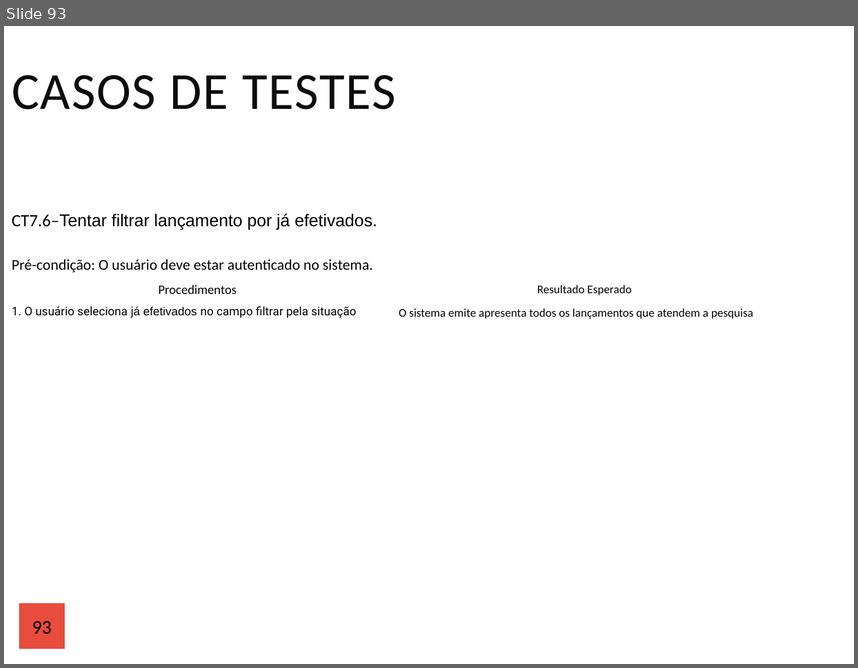
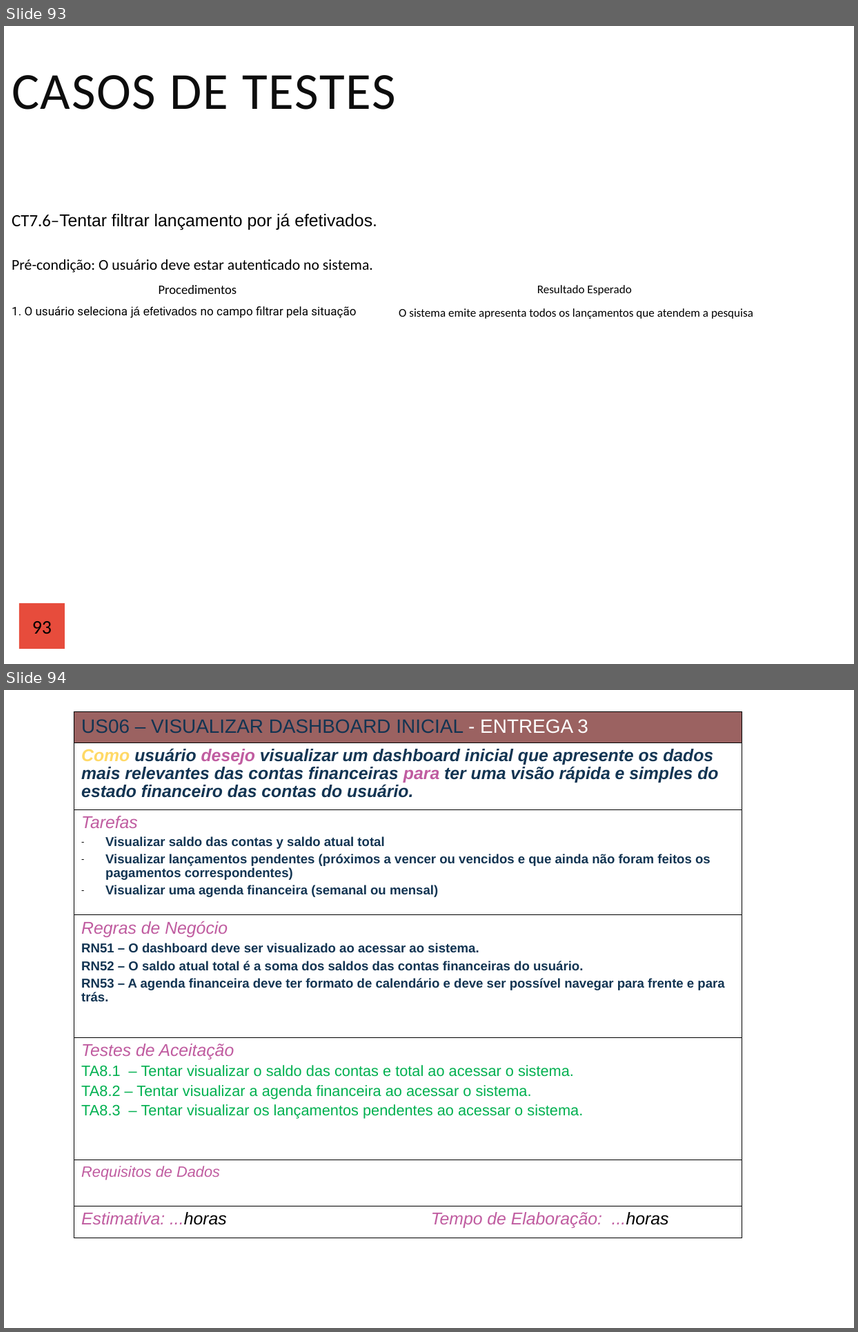
Before and after one commit to Andre3004/judith, a slide deck: documentacao/User Stories(André e Rhuan).pptx. Shown one above the other, each under a label of ours: slide 93 before the commit, slides 93 and 94 after it. The pictures are 858x668 and 858x1332 pixels, drawn with LibreOffice and Linux fonts; fonts in the diff are those of the drawing. Boxes give left, top, right and bottom in pixels: in the first picture for what was removed or moved away, otherwise in the second. Text is boxed around its words. In the diff, an @@ line names an element or a change of style, - is before the commit and + after.

```diff
--- a/documentacao/User Stories(André e Rhuan).pptx
+++ b/documentacao/User Stories(André e Rhuan).pptx
@@ slide 94 added at <box>4,690,854,1328</box>, background #FFFFFF @@
@@ table added at <box>74,711,742,1237</box>, 7 rows, 1 columns @@
+US06 – VISUALIZAR DASHBOARD INICIAL - ENTREGA 3
+Como usuário desejo visualizar um dashboard inicial que apresente os dados mais relevantes das contas financeiras para ter uma visão rápida e simples do estado financeiro das contas do usuário.
+Tarefas / Visualizar saldo das contas y saldo atual total / Visualizar lançamentos pendentes (próximos a vencer ou vencidos e que ainda não foram feitos os pagamentos correspondentes) / Visualizar uma agenda financeira (semanal ou mensal)
+Regras de Negócio / RN51 – O dashboard deve ser visualizado ao acessar ao sistema. / RN52 – O saldo atual total é a soma dos saldos das contas financeiras do usuário. / RN53 – A agenda financeira deve ter formato de calendário e deve ser possível navegar para frente e para trás.
+Testes de Aceitação / TA8.1 – Tentar visualizar o saldo das contas e total ao acessar o sistema. / TA8.2 – Tentar visualizar a agenda financeira ao acessar o sistema. / TA8.3 – Tentar visualizar os lançamentos pendentes ao acessar o sistema.
+Requisitos de Dados
+Estimativa: ...horas Tempo de Elaboração: ...horas
```
Also in this commit, not shown: 3 other slides added, 2 other files.
